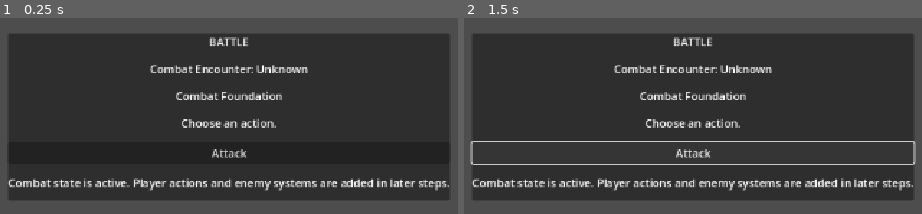
Above: before the commit, frames 1-2 (left to right).
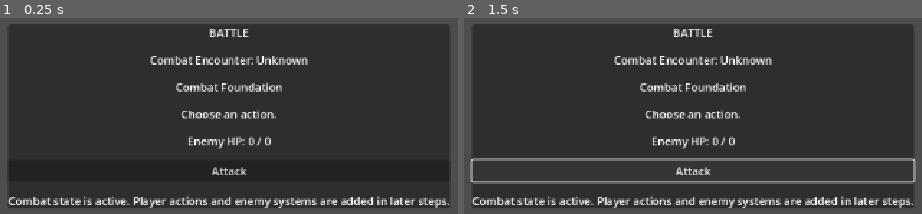
Above: after the commit, the same moments.

Repository: salexume94-pixel/Scripts
Game: Godot game, scene res://scenes/Battle.tscn
Same seed, same stepped clock (60 frames per second), same inputs: the game is played once before the commit and once after it. This scene is started directly instead of the project's main scene.
Inputs:
- Up to frame 1 (0.25 s): no input
- Up to frame 2 (1.5 s): click "Attack" at 0.5 s; tap Enter at 1.25 s; hold Right (ui_right) from 1.28 s (still down); tap E at 1.35 s

The runs differ from the first frame. In frame 1, 16% of the frame differs, in the area x 1-99%, y 3-97%; in frame 2, 19%.

Commit message:
Add enemy HP display

Diff:
--- a/scenes/Battle.tscn
+++ b/scenes/Battle.tscn
@@ -47,6 +47,11 @@
 text = "Choose an action."
 horizontal_alignment = 1
 
+[node name="EnemyHPLabel" type="Label" parent="CenterContainer/Panel/VBoxContainer"]
+layout_mode = 2
+text = "Enemy HP: 50 / 50"
+horizontal_alignment = 1
+
 [node name="AttackButton" type="Button" parent="CenterContainer/Panel/VBoxContainer"]
 layout_mode = 2
 text = "Attack"
